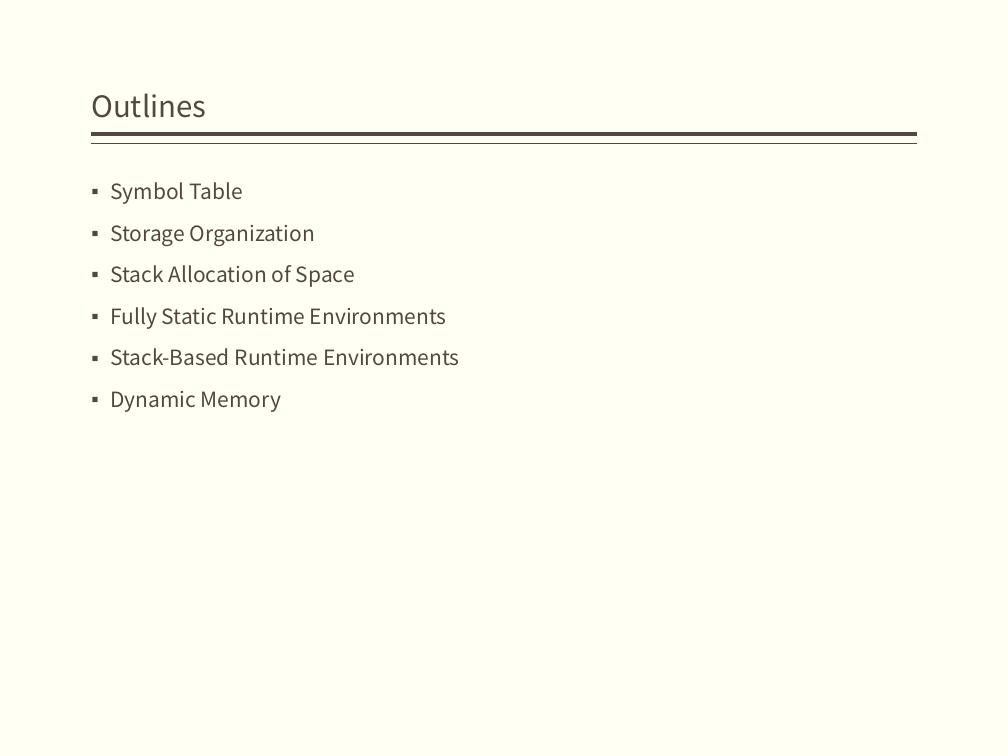
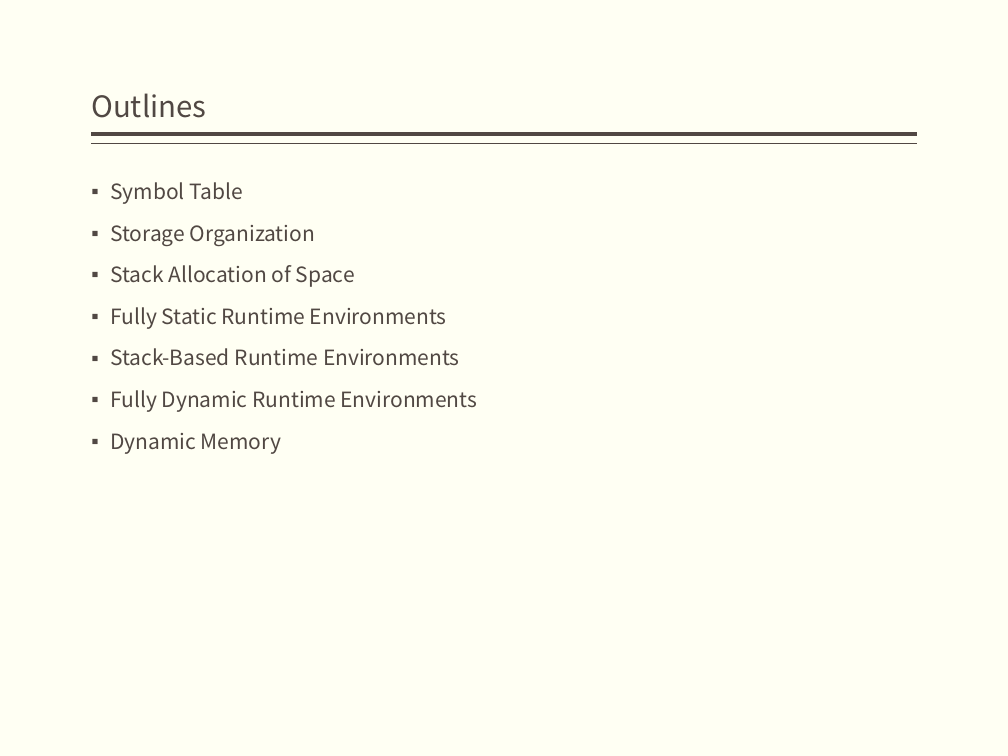
Before and after one commit to jz81/jz81.github.io, a slide deck: slide 3 of course/compiler/lecture/(Spring2020)Lecture8.pptx. Drawn at 1008x756 pixels with LibreOffice and Linux fonts; fonts in the diff are those of the drawing. Boxes give left, top, right and bottom in pixels: in the first picture for what was removed or moved away, otherwise in the second. Text is boxed around its words. In the diff, an @@ line names an element or a change of style, - is before the commit and + after.

```diff
--- a/course/compiler/lecture/(Spring2020)Lecture8.pptx
+++ b/course/compiler/lecture/(Spring2020)Lecture8.pptx
@@ text at [110, 390, 478, 412]: paragraph added @@
+▪ Fully Dynamic Runtime Environments
```
Also in this commit, not shown: 29 slides added.
